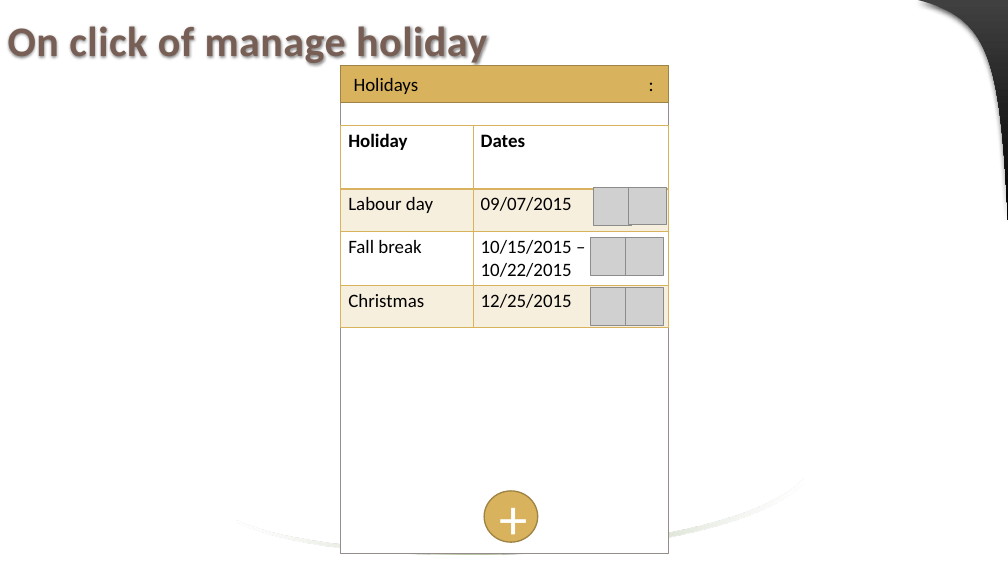
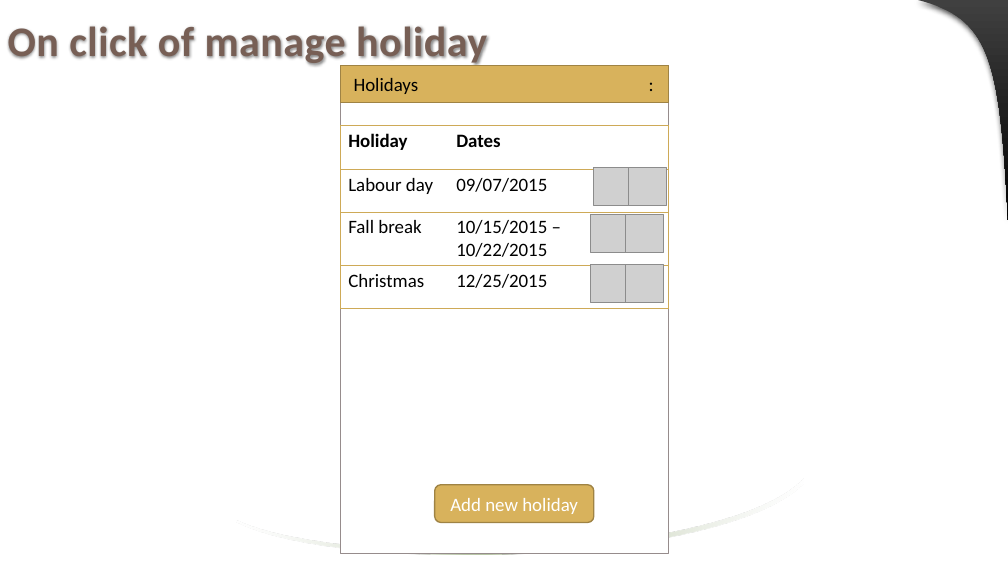
Before and after one commit to jaenudin86/Attendance, a slide deck: slide 42 of Attendance Wireframes.pptx. Drawn at 1008x567 pixels with LibreOffice and Linux fonts; fonts in the diff are those of the drawing; grey boxes stand for pictures. Boxes give left, top, right and bottom in pixels: in the first picture for what was removed or moved away, otherwise in the second. Text is boxed around its words. In the diff, an @@ line names an element or a change of style, - is before the commit and + after.

```diff
--- a/Attendance Wireframes.pptx
+++ b/Attendance Wireframes.pptx
@@ table at <box>341,126,669,307</box> @@
-row 3, column 2: 10/15/2015 – 10/22/2015
+row 3, column 2: 10/15/2015 – / 10/22/2015
@@ fill #D8B25C at 20% opacity to none in 4 cells @@
@@ borders changed @@
@@ picture: place and size @@
-picture at <box>591,238,628,276</box>
+picture at <box>591,215,628,253</box>
@@ picture: place and size @@
-picture at <box>591,288,628,326</box>
+picture at <box>591,265,628,302</box>
@@ 4 pictures: place and size @@
-4 pictures at <box>594,187,666,325</box>
+4 pictures at <box>594,168,666,302</box>
@@ rounded rectangle added at <box>435,485,594,523</box>, fill #D8B25C, outline #A08444 1.25 pt, 18 pt, text #FFFFFF @@
+Add new holiday
@@ ellipse removed at <box>484,491,538,542</box> @@
-+
```
Also in this commit, not shown: 19 other slides changed, 1 other file.
